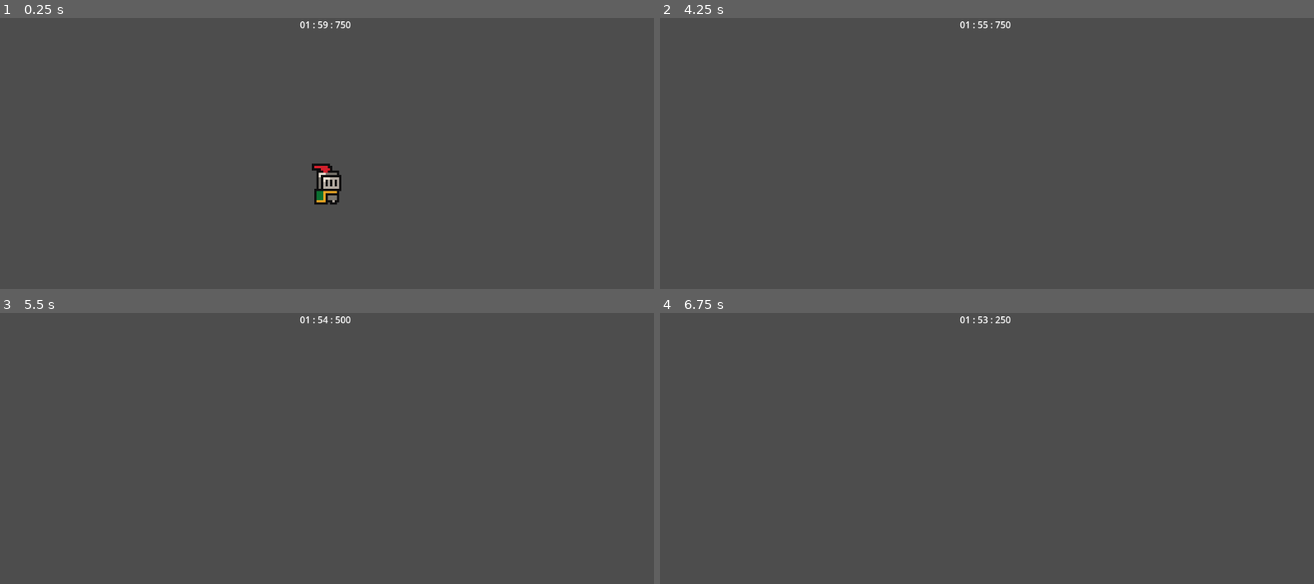
Above: before the commit, frames 1-4 (two rows, left to right).
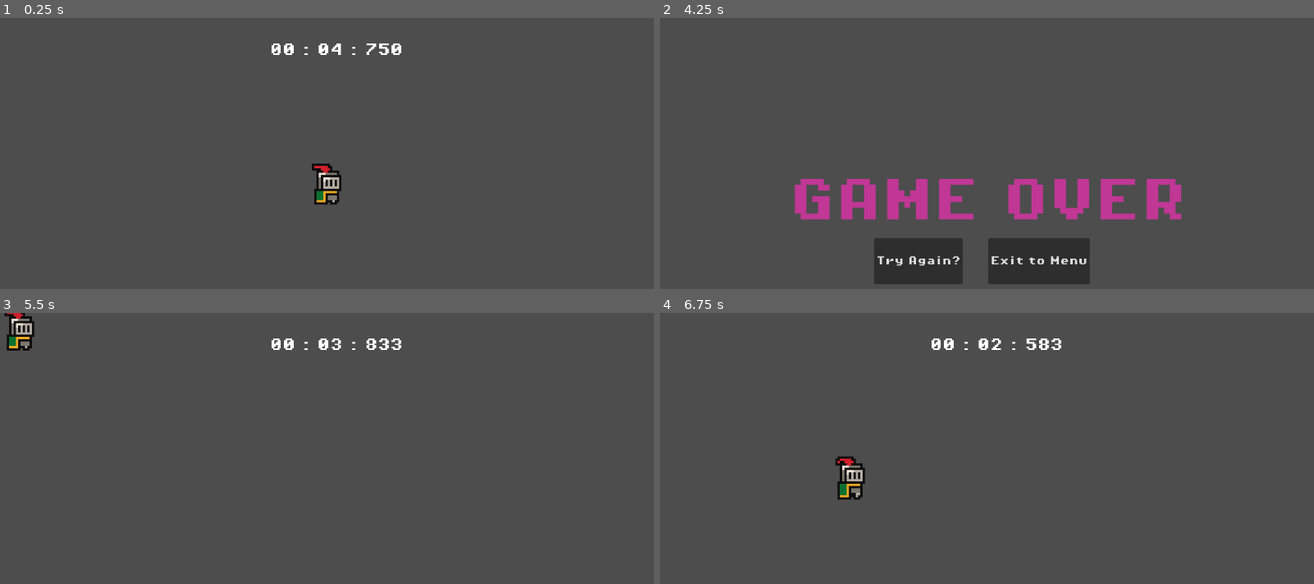
Above: after the commit, the same moments.

Repository: ajpolintan/GMTK_GameJam
Game: Godot game, scene res://JakeTest.tscn
Two runs of this game, one before a commit and one after it. Both use one fixed random seed, a clock stepped at 60 frames per second and the inputs below. This scene is started directly instead of the project's main scene.
Inputs (mouse positions are in pixels of both pictures, inside the frame that each line leads up to):
- Up to frame 1 (0.25 s): no input
- Up to frame 2 (4.25 s): tap Enter (ui_accept) at 0.5, 0.77, 1.52, 3.02, 3.77 s; hold Right (ui_right) 0.53-2.03 s; hold Left (ui_left) 2.03-2.78 s; hold Right (ui_right) from 2.78 s (still down)
- Up to frame 3 (5.5 s): release Right (ui_right) at 4.25 s; click (261, 556) at 4.25 s, where only the run after the commit has a clickable "Try Again?"; hold Left (ui_left) from 5.03 s (still down); tap Enter (ui_accept) at 5.27 s
- Up to frame 4 (6.75 s): release Left (ui_left) at 5.78 s; hold Right (ui_right) 5.78-6.53 s; hold Left (ui_left) from 6.53 s (still down)

The runs differ from the first frame. In frame 1, 0.4% of the frame differs, in the area x 41-62%, y 1-14%; in frame 2, 9.3%, in the area x 20-80%, y 1-99%; in frame 3, 1.0%; in frame 4, 1.0%.

Commit message:
Added game over screen

Diff:
--- a/Main_Menu.tscn
+++ b/Main_Menu.tscn
@@ -20,9 +20,9 @@
 anchor_right = 0.5
 anchor_bottom = 0.5
 offset_left = -119.0
-offset_top = -161.0
+offset_top = -112.0
 offset_right = 136.0
-offset_bottom = 66.0
+offset_bottom = 115.0
 grow_horizontal = 2
 grow_vertical = 2
 theme_override_constants/separation = 30
--- /dev/null
+++ b/Scenes/game_over.tscn
@@ -0,0 +1,60 @@
+[gd_scene load_steps=3 format=3 uid="uid://jvq15ja4fbt6"]
+
+[ext_resource type="Script" path="res://Scripts/game_over.gd" id="1_jawtr"]
+[ext_resource type="FontFile" uid="uid://d2k1r2t7aq4en" path="res://Assets/fonts/PixelOperator8-Bold.ttf" id="1_kirp8"]
+
+[node name="Game Over" type="Control"]
+layout_mode = 3
+anchors_preset = 15
+anchor_right = 1.0
+anchor_bottom = 1.0
+grow_horizontal = 2
+grow_vertical = 2
+script = ExtResource("1_jawtr")
+
+[node name="Label" type="Label" parent="."]
+layout_mode = 1
+anchors_preset = 8
+anchor_left = 0.5
+anchor_top = 0.5
+anchor_right = 0.5
+anchor_bottom = 0.5
+offset_left = -20.0
+offset_top = -11.5
+offset_right = 20.0
+offset_bottom = 11.5
+grow_horizontal = 2
+grow_vertical = 2
+theme_override_colors/font_color = Color(0.752941, 0.215686, 0.584314, 1)
+theme_override_fonts/font = ExtResource("1_kirp8")
+theme_override_font_sizes/font_size = 81
+text = "GAME OVER"
+
+[node name="HBoxContainer" type="HBoxContainer" parent="."]
+layout_mode = 1
+anchors_preset = 8
+anchor_left = 0.5
+anchor_top = 0.5
+anchor_right = 0.5
+anchor_bottom = 0.5
+offset_left = -144.0
+offset_top = 63.0
+offset_right = 123.0
+offset_bottom = 144.0
+grow_horizontal = 2
+grow_vertical = 2
+size_flags_horizontal = 4
+theme_override_constants/separation = 45
+
+[node name="Try Again" type="Button" parent="HBoxContainer"]
+layout_mode = 2
+theme_override_fonts/font = ExtResource("1_kirp8")
+text = "Try Again?"
+
+[node name="Exit To Menu" type="Button" parent="HBoxContainer"]
+layout_mode = 2
+theme_override_fonts/font = ExtResource("1_kirp8")
+text = "Exit to Menu"
+
+[connection signal="pressed" from="HBoxContainer/Try Again" to="." method="_on_try_again_pressed"]
+[connection signal="pressed" from="HBoxContainer/Exit To Menu" to="." method="_on_exit_to_menu_pressed"]
--- a/Scenes/hud.tscn
+++ b/Scenes/hud.tscn
@@ -1,6 +1,7 @@
-[gd_scene load_steps=2 format=3 uid="uid://cbw2k4m4t2drt"]
+[gd_scene load_steps=3 format=3 uid="uid://cbw2k4m4t2drt"]
 
 [ext_resource type="Script" path="res://Scripts/timer.gd" id="1_48ign"]
+[ext_resource type="FontFile" uid="uid://d2k1r2t7aq4en" path="res://Assets/fonts/PixelOperator8-Bold.ttf" id="2_7ukqi"]
 
 [node name="HUD" type="Control"]
 layout_mode = 3
@@ -16,8 +17,11 @@
 anchors_preset = 5
 anchor_left = 0.5
 anchor_right = 0.5
-offset_left = -49.5
-offset_right = 49.5
-offset_bottom = 23.0
+offset_left = -68.0
+offset_top = 45.0
+offset_right = 31.0
+offset_bottom = 68.0
 grow_horizontal = 2
-scale = Vector2(1, 1.01888)
+scale = Vector2(1.39198, 1.41825)
+theme_override_fonts/font = ExtResource("2_7ukqi")
+text = "a"
--- /dev/null
+++ b/Scripts/game_over.gd
@@ -0,0 +1,19 @@
+extends Control
+
+
+# Called when the node enters the scene tree for the first time.
+func _ready() -> void:
+	pass # Replace with function body.
+
+
+# Called every frame. 'delta' is the elapsed time since the previous frame.
+func _process(delta: float) -> void:
+	pass
+
+
+func _on_try_again_pressed() -> void:
+	get_tree().change_scene_to_file("res://JakeTest.tscn")
+
+
+func _on_exit_to_menu_pressed() -> void:
+	get_tree().change_scene_to_file("res://Main_Menu.tscn")
--- a/Scripts/timer.gd
+++ b/Scripts/timer.gd
@@ -1,6 +1,6 @@
 extends Control
 
-var time = 120.0
+var time = 5.0
 var stopped = false
 
 
@@ -21,3 +21,6 @@
 	var format_string = "%02d : %02d : %02d"
 	var actual_string = format_string % [min,sec, msec]
 	$Countdown.text = actual_string
+
+	if (time < 1) :
+		get_tree().change_scene_to_file("res://Scenes/game_over.tscn")
